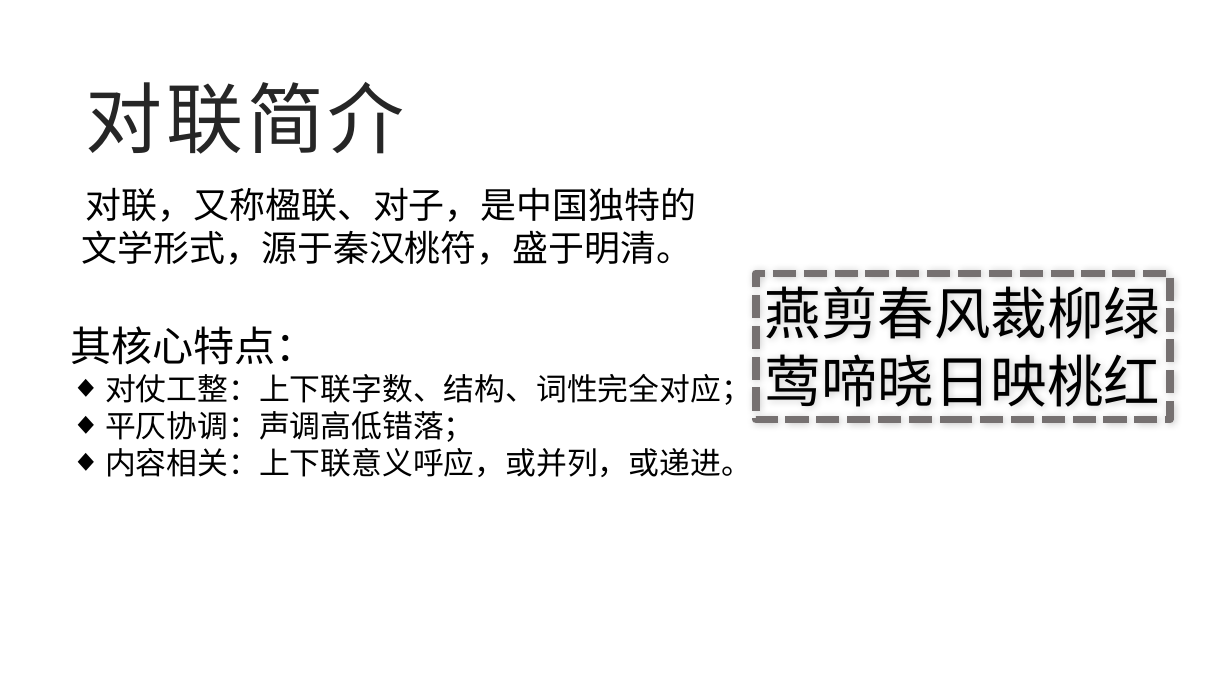
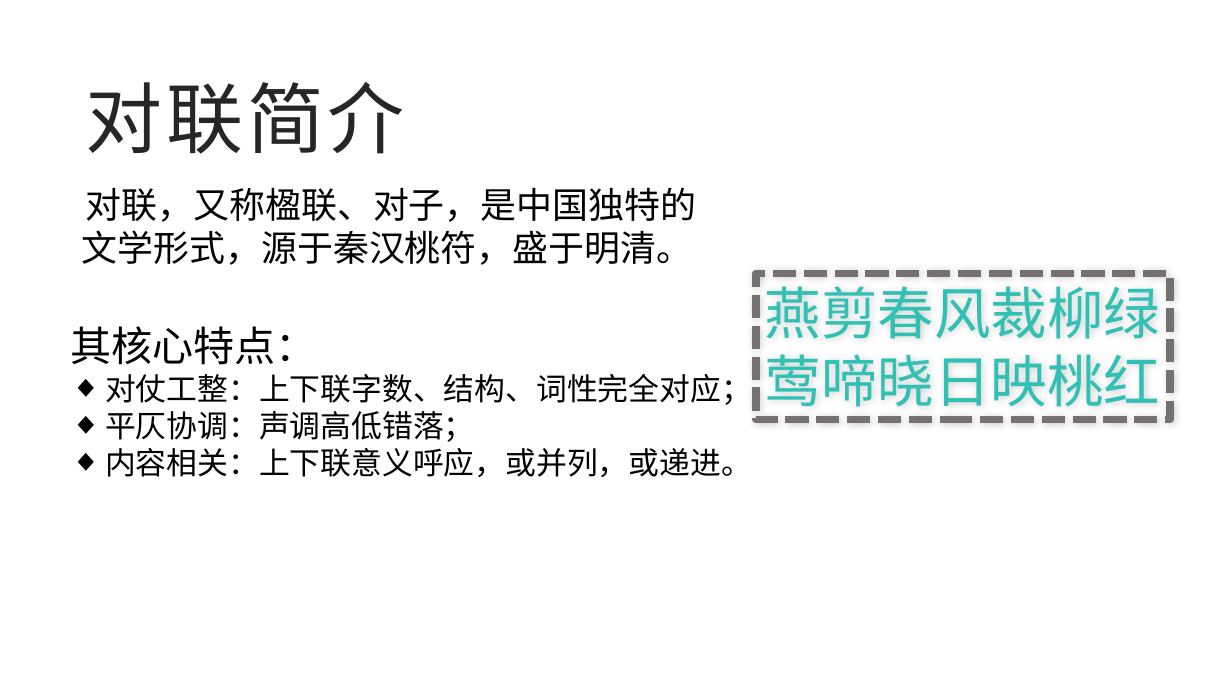
Before and after one commit to GEJISO/gejiso.github.io, a slide deck: slide 3 of downloads/关于对联的那些事.pptx. Drawn at 1232x693 pixels with LibreOffice and Linux fonts; fonts in the diff are those of the drawing; background and template pictures are left out. Boxes give left, top, right and bottom in pixels: in the first picture for what was removed or moved away, otherwise in the second. Text is boxed around its words. In the diff, an @@ line names an element or a change of style, - is before the commit and + after.

```diff
--- a/downloads/关于对联的那些事.pptx
+++ b/downloads/关于对联的那些事.pptx
@@ rectangle "燕剪春风裁柳绿" at <box>756,274,1170,420</box>: text colour #000000 to gradient #18605A to #30C0B4 to #7DDFD7 @@
```
Also in this commit, not shown: 1 other slide changed.
